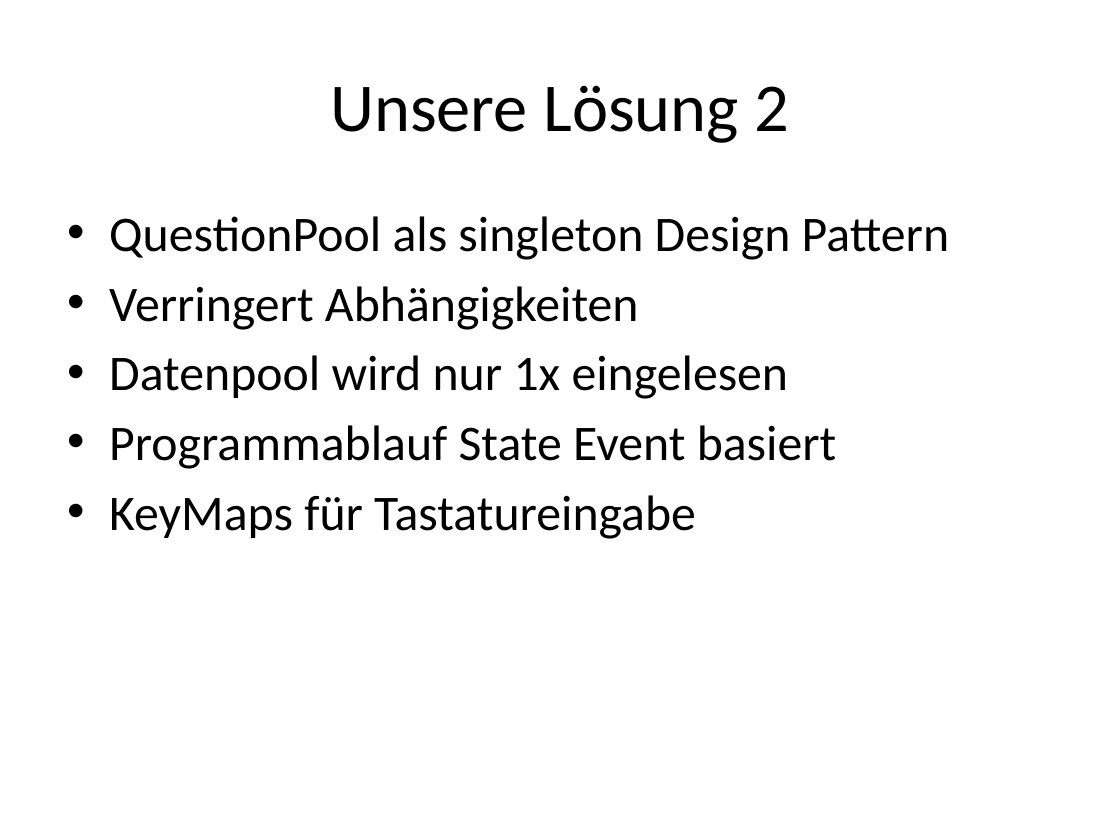
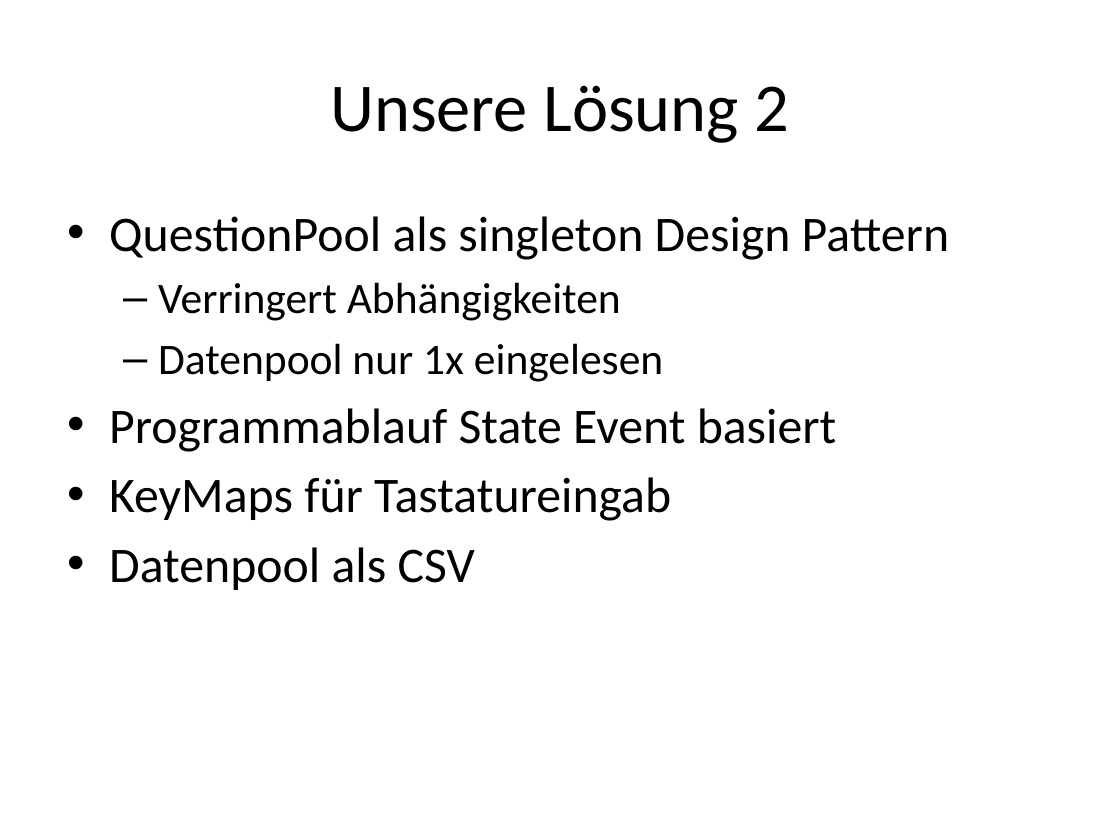
Before and after one commit to tscheims1/quiz-duell, a slide deck: slide 8 of Quizduell.pptx (slide 9 before the commit). Drawn at 1120x840 pixels with LibreOffice and Linux fonts; fonts in the diff are those of the drawing. Boxes give left, top, right and bottom in pixels: in the first picture for what was removed or moved away, otherwise in the second. Text is boxed around its words. In the diff, an @@ line names an element or a change of style, - is before the commit and + after.

Commit message:
updated presentation

```diff
--- a/Quizduell.pptx
+++ b/Quizduell.pptx
@@ text at <box>158,282,621,321</box>: size 32 to 28 pt in "Verringert Abhängigkeiten"; bullet • to –; list level 1 to 2 in "Verringert Abhängigkeiten" @@
@@ text at <box>158,343,663,382</box>: text changed; size 32 to 28 pt @@
-• Datenpool wird nur 1x eingelesen
+  – Datenpool nur 1x eingelesen
@@ text at <box>109,477,671,590</box>: text changed @@
-• KeyMaps für Tastatureingabe
+• KeyMaps für Tastatureingab
+• Datenpool als CSV
```
Also in this commit, not shown: 3 other slides changed, 1 slide added, 1 slide removed, 1 other file.
